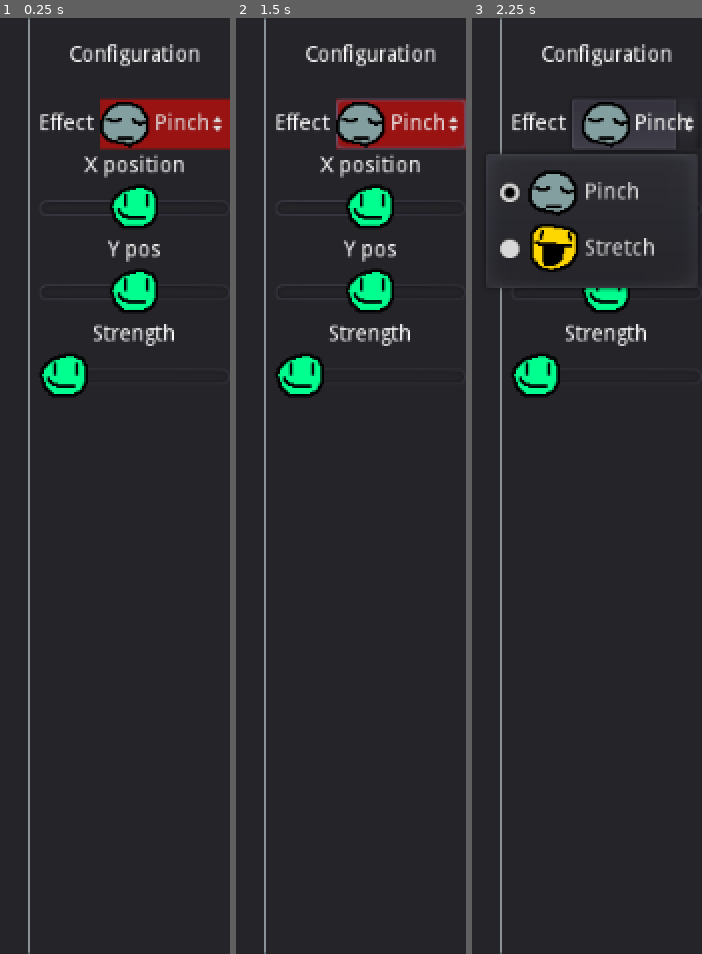
Above: before the commit, frames 1-3 (left to right).
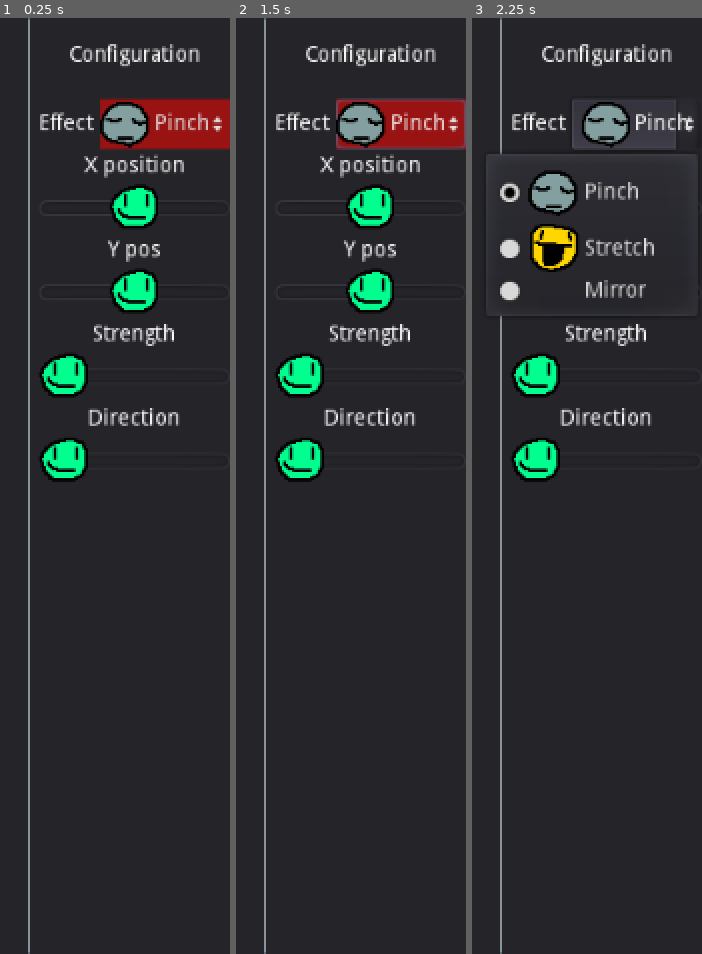
Above: after the commit, the same moments.

Repository: jiink/distor
Game: Godot game, scene res://testCamera.tscn
Two runs of this game, one before a commit and one after it. Both use one fixed random seed, a clock stepped at 60 frames per second and the inputs below.
Inputs:
- Up to frame 1 (0.25 s): no input
- Up to frame 2 (1.5 s): click "Pinch" at 0.5 s; click "Pinch" at 1.25 s
- Up to frame 3 (2.25 s): click "Pinch" at 2 s

The runs differ from the first frame. In frame 1, 1.2% of the frame differs, in the area x 17-79%, y 41-50%; in frame 2, 1.2%; in frame 3, 2.0%, in the area x 12-79%, y 27-50%.

Commit message:
My first Shader!!
WhooooO!! thank u for helping me Jacob!!

Diff:
--- /dev/null
+++ b/Effects/mirror_shader.tres
@@ -0,0 +1,29 @@
+[gd_resource type="Shader" format=2]
+
+[resource]
+code = "shader_type canvas_item;
+// UNIFORMS
+uniform float whichSide = 0.0;
+
+
+void fragment() {
+	// RED, GREEN, BLUE , ALPHA
+	// UV : 2 cords, x y (UV can also do arithmitec)
+	vec2 editedUV = vec2(UV.x,  UV.y);
+
+	if (whichSide < 0.5) {
+		if ( UV.x > 0.5) {
+			editedUV.x = 1.0 - editedUV.x;
+		}
+	} else {
+		if (UV.x < 0.5){
+			editedUV.x = 1.0 - editedUV.x;
+		}
+	}
+
+	// Uniforms, allows you to control outside of the shader
+	COLOR = texture(TEXTURE, editedUV);
+
+
+
+}"
--- a/Scripts/EffectDropdownController.gd
+++ b/Scripts/EffectDropdownController.gd
@@ -1,8 +1,9 @@
 extends HBoxContainer
 
-enum { PINCH, STRETCH }
+enum { PINCH, STRETCH, MIRROR }
 var shaderTable = ["res://Effects/new_shader.tres",
-					"res://Effects/stretch.gdshader"]
+					"res://Effects/stretch.gdshader",
+					"res://Effects/mirror_shader.tres"]
 
 var mainController
 var textureRect
--- /dev/null
+++ b/Scripts/MirrorParamController.gd
@@ -0,0 +1,13 @@
+extends VBoxContainer
+
+var mainController
+var textureRect
+
+func _ready():
+	mainController = get_tree().get_current_scene()
+	textureRect = mainController.textureRect
+
+
+func _on_DSlider_value_changed(value):
+	var tr = mainController.get_node(textureRect) as TextureRect
+	tr.material.set_shader_param("whichSide", value)
--- a/testCamera.tscn
+++ b/testCamera.tscn
@@ -11,6 +11,7 @@
 [ext_resource path="res://Scripts/PinchParamController.gd" type="Script" id=9]
 [ext_resource path="res://Scripts/StretchParamController.gd" type="Script" id=10]
 [ext_resource path="res://Scripts/AnimatedSlider.gd" type="Script" id=11]
+[ext_resource path="res://Scripts/MirrorParamController.gd" type="Script" id=12]
 
 [sub_resource type="GDScript" id=1]
 script/source = "extends MarginContainer
@@ -130,13 +131,13 @@
 text = "Pinch"
 icon = ExtResource( 6 )
 align = 1
-items = [ "Pinch", ExtResource( 6 ), false, 0, null, "Stretch", ExtResource( 8 ), false, 1, null ]
+items = [ "Pinch", ExtResource( 6 ), false, 0, null, "Stretch", ExtResource( 8 ), false, 1, null, "Mirror", null, false, 2, null ]
 selected = 0
 
 [node name="EffectParams" type="VBoxContainer" parent="HBoxContainer/VBoxContainer"]
 margin_top = 88.0
 margin_right = 122.0
-margin_bottom = 246.0
+margin_bottom = 300.0
 
 [node name="Pinch" type="VBoxContainer" parent="HBoxContainer/VBoxContainer/EffectParams"]
 margin_right = 122.0
@@ -229,6 +230,30 @@
 max_value = 3.0
 step = 0.0
 value = 0.4
+
+[node name="Mirror" type="VBoxContainer" parent="HBoxContainer/VBoxContainer/EffectParams"]
+margin_top = 162.0
+margin_right = 122.0
+margin_bottom = 212.0
+script = ExtResource( 12 )
+
+[node name="Labelled slider P" type="VBoxContainer" parent="HBoxContainer/VBoxContainer/EffectParams/Mirror"]
+margin_right = 122.0
+margin_bottom = 50.0
+
+[node name="Label" type="Label" parent="HBoxContainer/VBoxContainer/EffectParams/Mirror/Labelled slider P"]
+margin_right = 122.0
+margin_bottom = 14.0
+theme = ExtResource( 3 )
+text = "Direction"
+align = 1
+
+[node name="DSlider" type="HSlider" parent="HBoxContainer/VBoxContainer/EffectParams/Mirror/Labelled slider P"]
+margin_top = 18.0
+margin_right = 122.0
+margin_bottom = 50.0
+max_value = 1.0
+step = 0.0
 
 [connection signal="item_selected" from="HBoxContainer/VBoxContainer/EffectDropdown/OptionButton" to="HBoxContainer/VBoxContainer/EffectDropdown" method="_on_OptionButton_item_selected"]
 [connection signal="value_changed" from="HBoxContainer/VBoxContainer/EffectParams/Pinch/Labelled slider X/XSlider" to="HBoxContainer/VBoxContainer/EffectParams/Pinch" method="_on_XSlider_value_changed"]
@@ -236,3 +261,4 @@
 [connection signal="value_changed" from="HBoxContainer/VBoxContainer/EffectParams/Pinch/Labelled slider Y/YSlider" to="HBoxContainer/VBoxContainer/EffectParams/Pinch/Labelled slider Y/YSlider" method="_on_YSlider_value_changed"]
 [connection signal="value_changed" from="HBoxContainer/VBoxContainer/EffectParams/Pinch/Labelled slider S/SSlider" to="HBoxContainer/VBoxContainer/EffectParams/Pinch" method="_on_SSlider_value_changed"]
 [connection signal="value_changed" from="HBoxContainer/VBoxContainer/EffectParams/Stretch/Labelled slider P/PSlider" to="HBoxContainer/VBoxContainer/EffectParams/Stretch" method="_on_PSlider_value_changed"]
+[connection signal="value_changed" from="HBoxContainer/VBoxContainer/EffectParams/Mirror/Labelled slider P/DSlider" to="HBoxContainer/VBoxContainer/EffectParams/Mirror" method="_on_DSlider_value_changed"]
--- a/testMaterial.tres
+++ b/testMaterial.tres
@@ -1,9 +1,7 @@
 [gd_resource type="ShaderMaterial" load_steps=2 format=2]
 
-[ext_resource path="res://Effects/new_shader.tres" type="Shader" id=1]
+[ext_resource path="res://Effects/mirror_shader.tres" type="Shader" id=1]
 
 [resource]
 shader = ExtResource( 1 )
-shader_param/bulge_x_pos = -0.044
-shader_param/bulge_y_pos = -0.404
-shader_param/pinch_strength = 0.683
+shader_param/whichSide = 1.0
Not shown: 1 places in testCamera.tscn that only renumber resources
